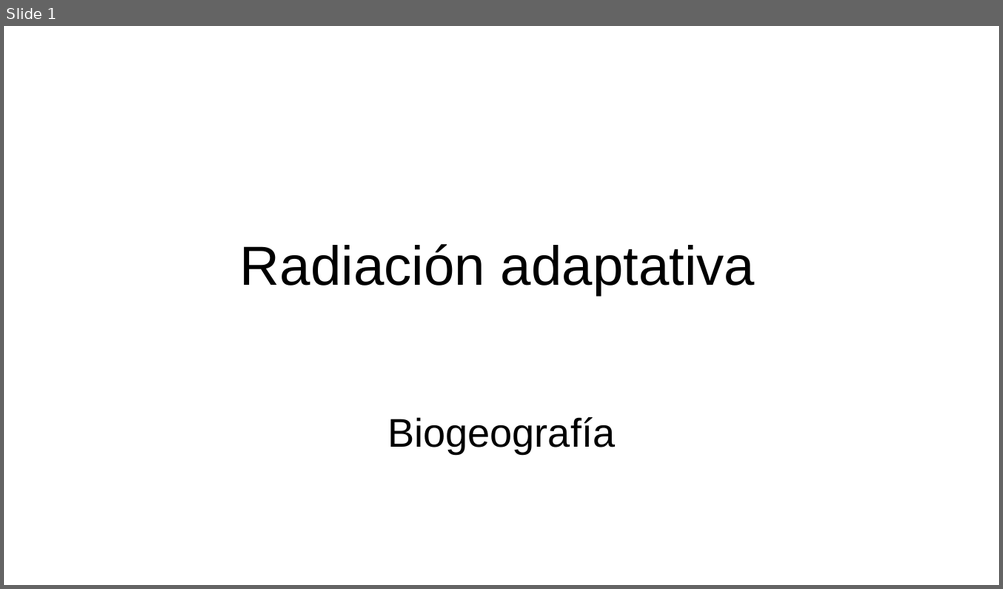
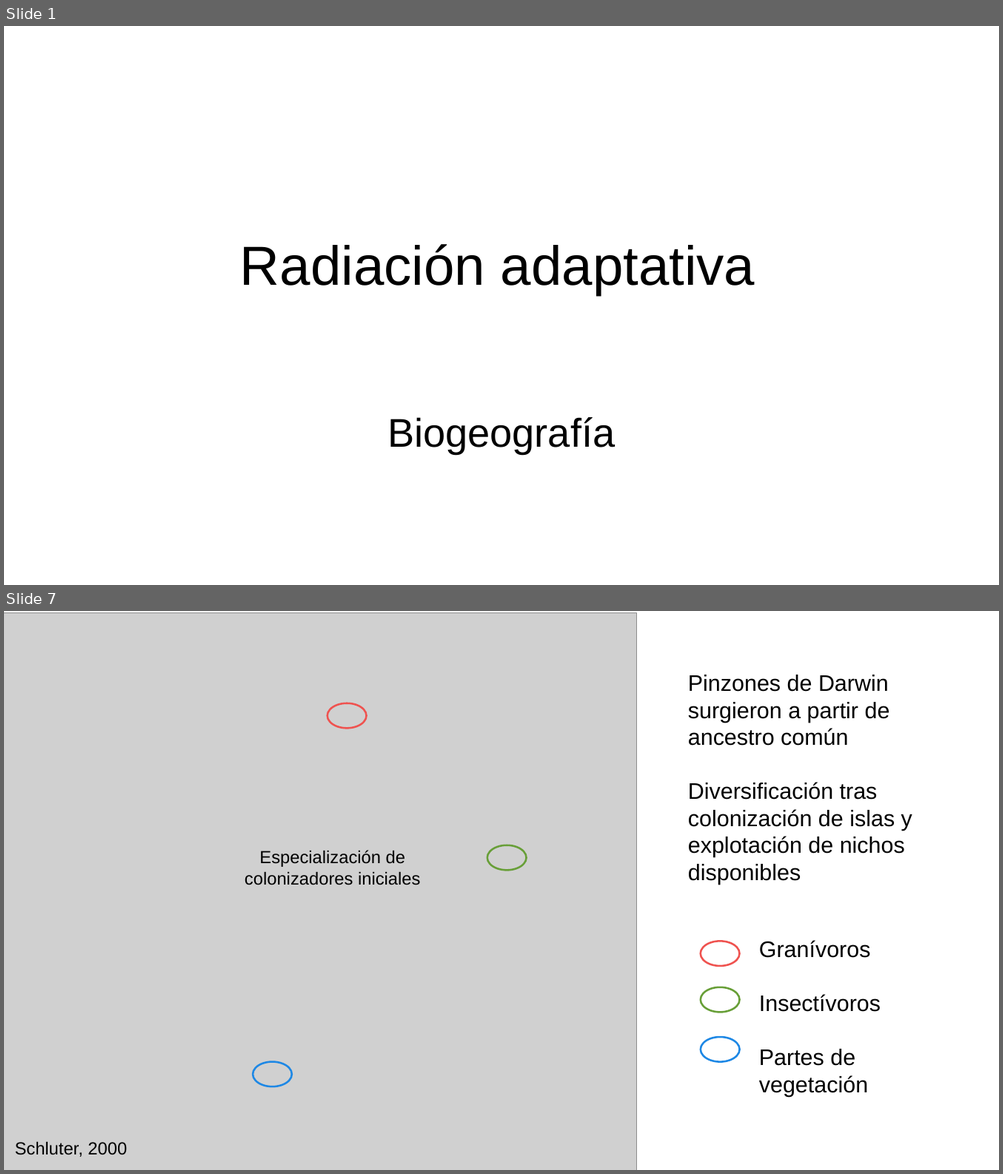
Before and after one commit to gerardommc/Biogeo-Macroecologia, a slide deck: Radiacion.odp. Shown one above the other, each under a label of ours: slide 1 before the commit, slides 1 and 7 after it; the slides between them are not shown. The pictures are 1003x589 and 1003x1174 pixels, drawn with LibreOffice and Linux fonts; fonts in the diff are those of the drawing; grey boxes stand for pictures. Boxes give left, top, right and bottom in pixels: in the first picture for what was removed or moved away, otherwise in the second. Text is boxed around its words. In the diff, an @@ line names an element or a change of style, - is before the commit and + after.

```diff
--- a/Radiacion.odp
+++ b/Radiacion.odp
@@ slide 7 added at (x1=4, y1=611, x2=999, y2=1170), background #FFFFFF @@
@@ picture added at (x1=4, y1=612, x2=637, y2=1170) @@
@@ text added at (x1=688, y1=675, x2=912, y2=885), 18 pt, text #000000 @@
+Pinzones de Darwin surgieron a partir de ancestro común
+Diversificación tras colonización de islas y explotación de nichos disponibles
@@ ellipse added at (x1=327, y1=703, x2=366, y2=729), outline #EF5350 1.5 pt @@
@@ text added at (x1=244, y1=850, x2=420, y2=886), 14 pt, text #000000 @@
+Especialización de colonizadores iniciales
@@ ellipse added at (x1=486, y1=846, x2=526, y2=871), outline #689F38 1.5 pt @@
@@ ellipse added at (x1=701, y1=941, x2=740, y2=967), outline #EF5350 1.5 pt @@
@@ text added at (x1=759, y1=940, x2=880, y2=1097), 18 pt, text #000000 @@
+Granívoros
+Insectívoros
+Partes de vegetación
@@ ellipse added at (x1=701, y1=988, x2=740, y2=1013), outline #689F38 1.5 pt @@
@@ ellipse added at (x1=701, y1=1038, x2=740, y2=1063), outline #1E88E5 1.5 pt @@
@@ ellipse added at (x1=253, y1=1062, x2=292, y2=1088), outline #1E88E5 1.5 pt @@
@@ text added at (x1=15, y1=1142, x2=127, y2=1157), 14 pt, text #000000 @@
+Schluter, 2000
```
Also in this commit, not shown: 1 slide changed, 5 other slides added, 1 slide removed, 2 other files.
